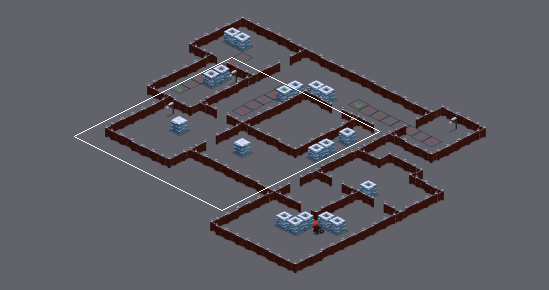
An edit to a level. Tiled map (JSON), TBSA/Bin/Data/Tiled/4_Kiosk.json. The picture above shows the old version from afar; the outline marks the close-up.
Close-up. First the earlier version:
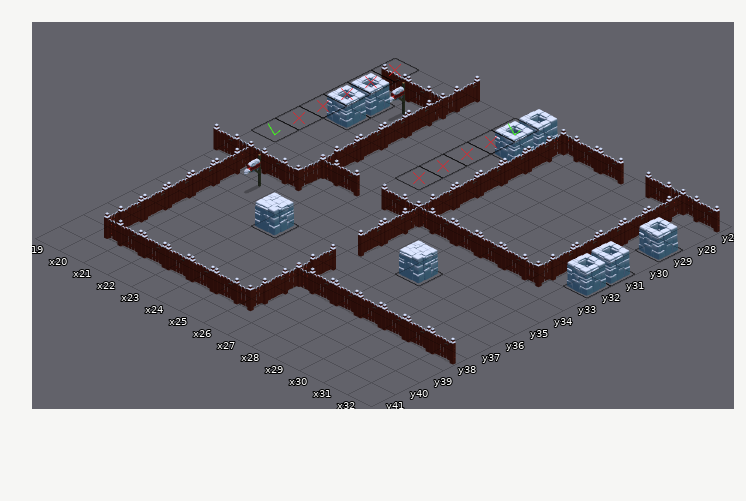
Cells are 128x64 px. Isometric: x runs down to the right, y down to the left. Shown: x 19..32, y 27..41. The commit also changed other parts of the map, which this record leaves out. Not drawn, because the pictures are missing: unchanged layer "floor".
Once edited:
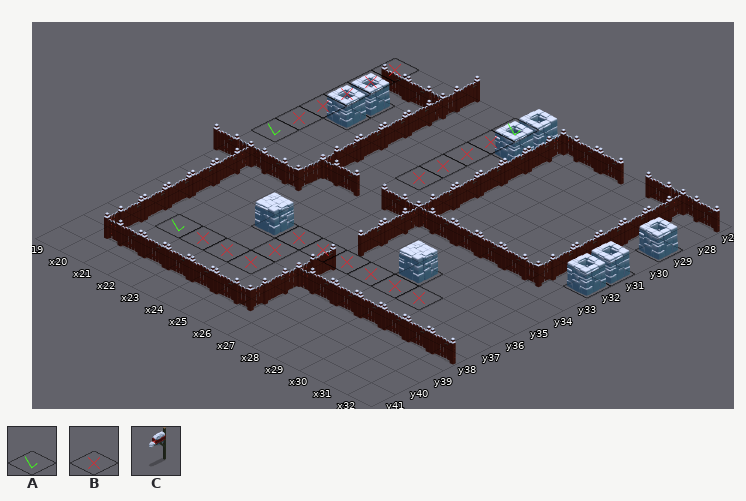
Key: from "_dataTileSheet": A 0, B 1; from "tileSheetProps": C 48.
_ is an empty cell, . an unchanged one.
Tiles of an added or newly shown layer are drawn over the layers below it.
Edits made:
--- layer "objectives"
@@ x 21..21 @@
-29 C
+29 _
@@ x 21..21 @@
-35 C
+35 _
--- layer "_path_Enemy7" (added)
@@ x 21..29 @@
-36 ...______
-37 ..._.....
-38 ____.....
+36 ...BBBBBB
+37 ...B.....
+38 ABBB.....
